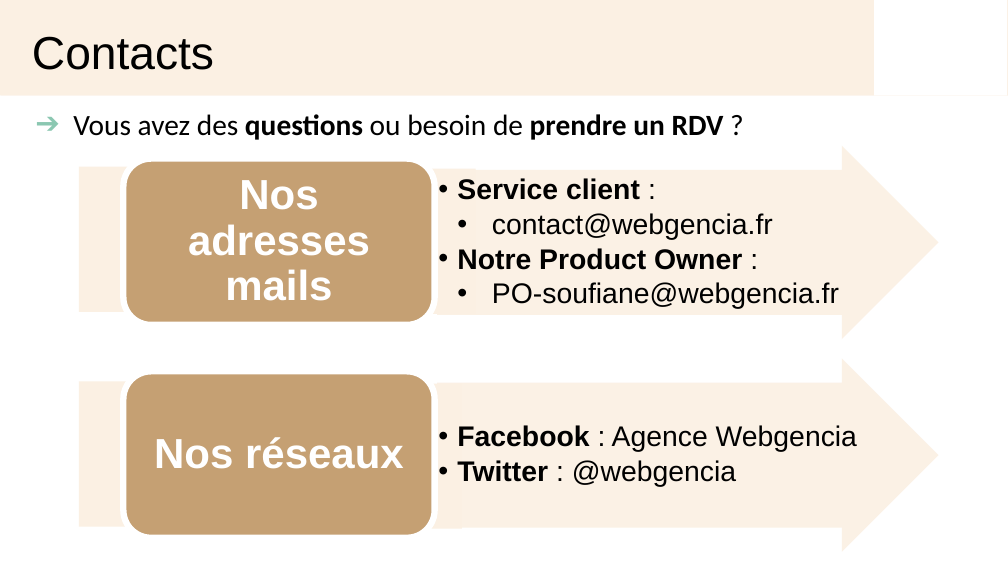
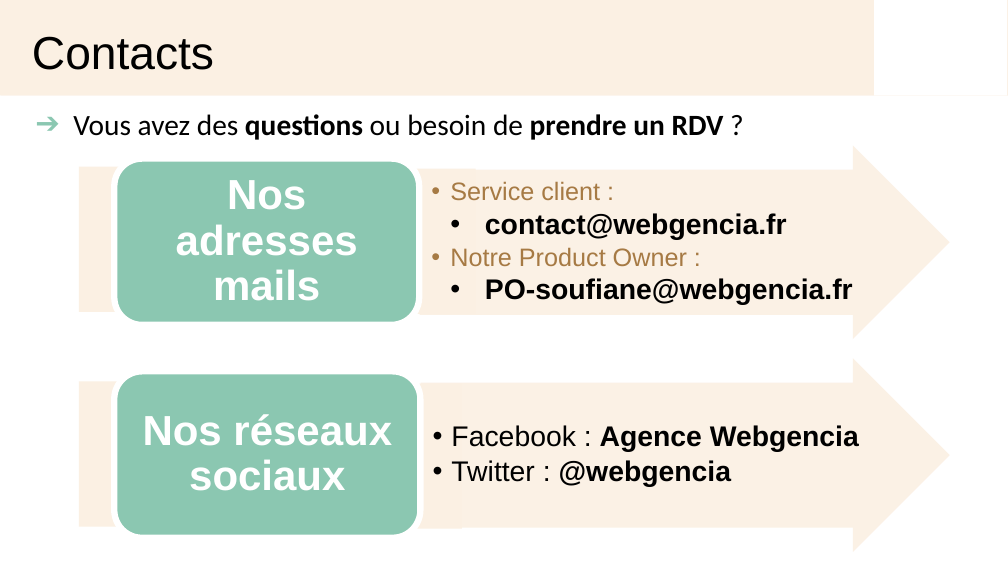
Before and after one commit to MaelleN95/Menu-Maker, a slide deck: slide 16 of PPT_solution-technique.pptx (slide 15 before the commit). Drawn at 1008x567 pixels with LibreOffice and Linux fonts; fonts in the diff are those of the drawing; background and template pictures are left out. Boxes give left, top, right and bottom in pixels: in the first picture for what was removed or moved away, otherwise in the second. Text is boxed around its words. In the diff, an @@ line names an element or a change of style, - is before the commit and + after.

```diff
--- a/PPT_solution-technique.pptx
+++ b/PPT_solution-technique.pptx
@@ right arrow: place and size @@
-right arrow at bbox=[437, 146, 938, 340]
+right arrow at bbox=[420, 146, 950, 340]
@@ rounded rectangle at bbox=[114, 159, 419, 325]: fill #C5A073 to #8BC7B1 @@
@@ rounded rectangle: place and size @@
-rounded rectangle at bbox=[123, 159, 435, 325]
+rounded rectangle at bbox=[114, 159, 419, 325]
@@ text "Nos adresses mails": place and size @@
-text "Nos adresses mails" at bbox=[188, 180, 370, 301]
+text "Nos adresses mails" at bbox=[176, 180, 358, 301]
@@ text "Service client :": place and size @@
-text "Service client :" at bbox=[457, 178, 839, 309]
+text "Service client :" at bbox=[450, 181, 853, 305]
@@ text "Service client :" at bbox=[450, 181, 853, 305]: size 27 to 24 pt, text colour #000000 to #A67A44 in "Service client :", "Notre Product Owner :"; bold off in "Service client", "Notre Product Owner"; bold on in "contact@webgencia.fr", "PO-soufiane@webgencia.fr" @@
@@ right arrow: place and size @@
-right arrow at bbox=[437, 358, 938, 552]
+right arrow at bbox=[420, 358, 950, 552]
@@ rounded rectangle: place and size @@
-rounded rectangle at bbox=[123, 371, 435, 538]
+rounded rectangle at bbox=[114, 371, 420, 538]
@@ rounded rectangle at bbox=[114, 371, 420, 538]: fill #C5A073 to #8BC7B1 @@
@@ text "Facebook : Agence Webgencia" at bbox=[451, 425, 859, 487]: bold off in "Facebook", "Twitter"; bold on in "Agence Webgencia", "@webgencia" @@
@@ text at bbox=[143, 414, 392, 491]: text changed @@
-Nos réseaux
+Nos réseaux sociaux
```
Also in this commit, not shown: 4 other slides changed, 2 slides added, 1 slide removed, 2 other files.
